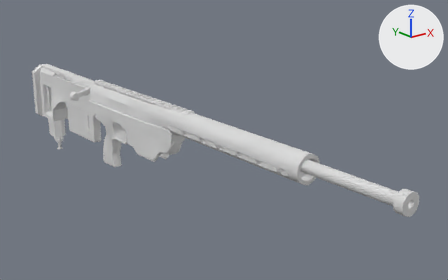
The FBX model Assets/6v6Shooter/Animations/[04] WeaponAnimations/Weapon - DSR - 50 animations.fbx, before and after one commit.
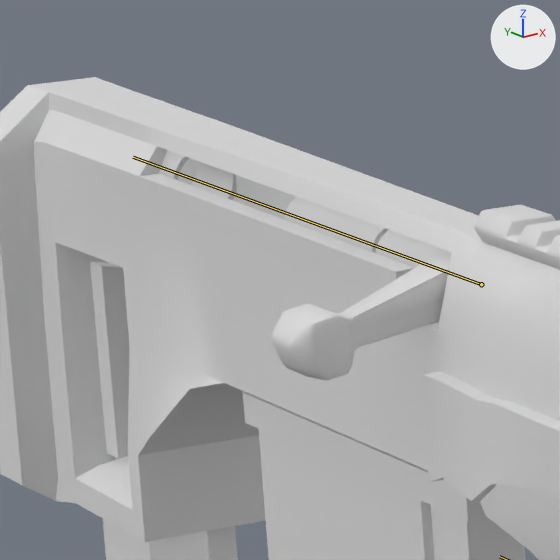
Each version appears first whole from a 50 mm camera at (-0.673, -1.272, 0.498) aimed at (0.106, -0.298, 0.109), and next in a close-up on the part from 8% to 23% of the width and 19% to 44% of the height. The lights are fixed; the arrows at upper right show +X, +Y and +Z. The bones that bend it are drawn over the model as lines in the close-ups.

Objects in the first close-up: 'Base - DSR -50'.
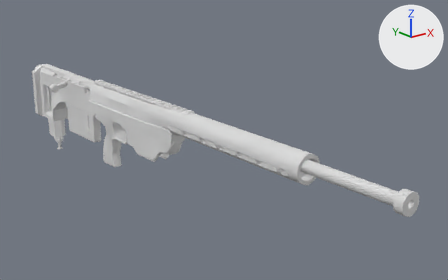
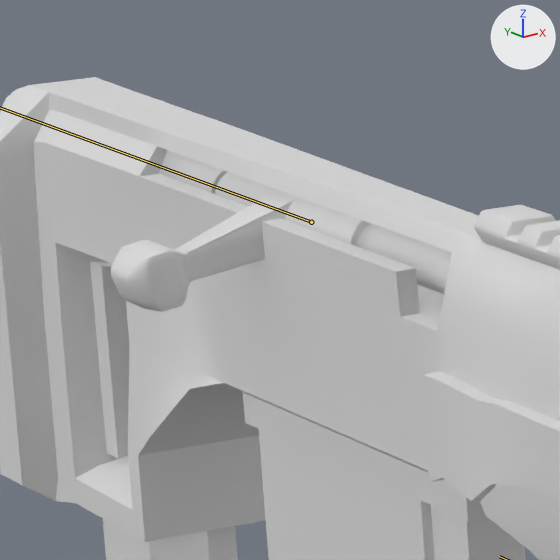
The newer file adds an action. The first version stands in its rest pose; the second is drawn at frame 130 of the action 'AN_MAG_Inspect'.

What differs and where, as boxes [x1, y1, x2, y2] in the close-ups (560 x 560 px):
'Base - DSR -50', posed
    both: [0, 77, 560, 560]

The edits, one by one:
Bone 'SniperLever - Sniper' (bone_sniperlever___sniper) moves from (0.0, 0.0, 0.0) to (0.0, 0.113, 0.0).
